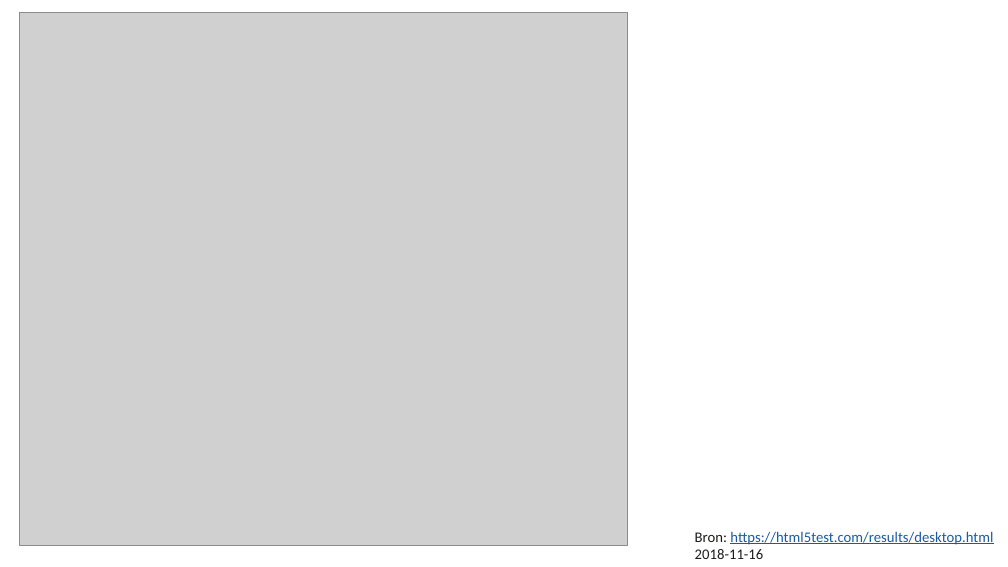
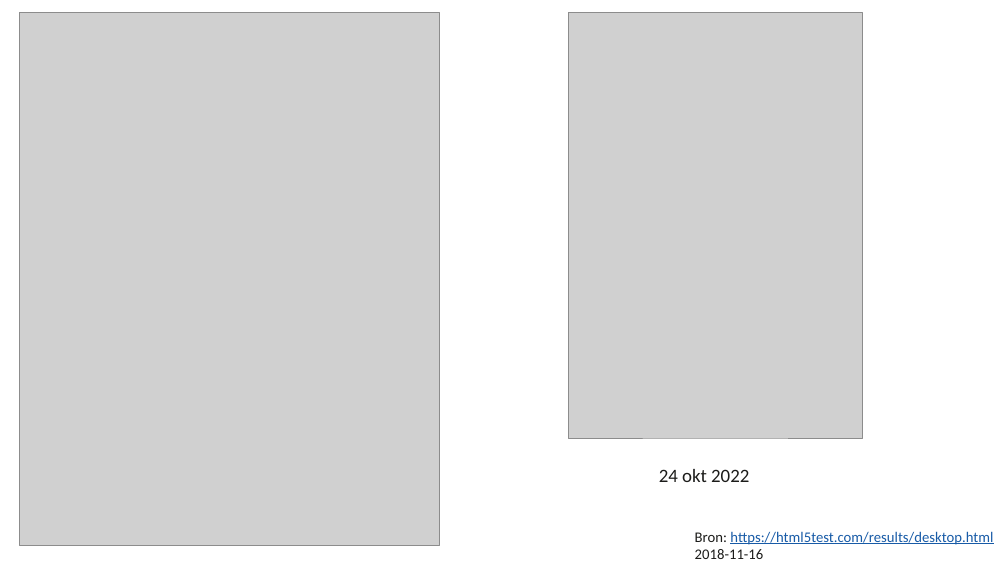
Before and after one commit to NHLStenden/Flex-WebDevelopment-FrontEndDevelopment, a slide deck: slide 16 of Presentatie/Front-End Development.pptx (slide 17 before the commit). Drawn at 1008x567 pixels with LibreOffice and Linux fonts; fonts in the diff are those of the drawing; grey boxes stand for pictures. Boxes give left, top, right and bottom in pixels: in the first picture for what was removed or moved away, otherwise in the second. Text is boxed around its words. In the diff, an @@ line names an element or a change of style, - is before the commit and + after.

```diff
--- a/Presentatie/Front-End Development.pptx
+++ b/Presentatie/Front-End Development.pptx
@@ picture: place and size @@
-picture at <box>19,13,627,546</box>
+picture at <box>19,13,439,546</box>
@@ picture added at <box>569,13,863,439</box> @@
@@ text added at <box>659,469,749,482</box>, 18 pt, text #1C1C1A @@
+24 okt 2022
```
Also in this commit, not shown: 3 other slides changed, 2 slides added, 2 slides removed.
